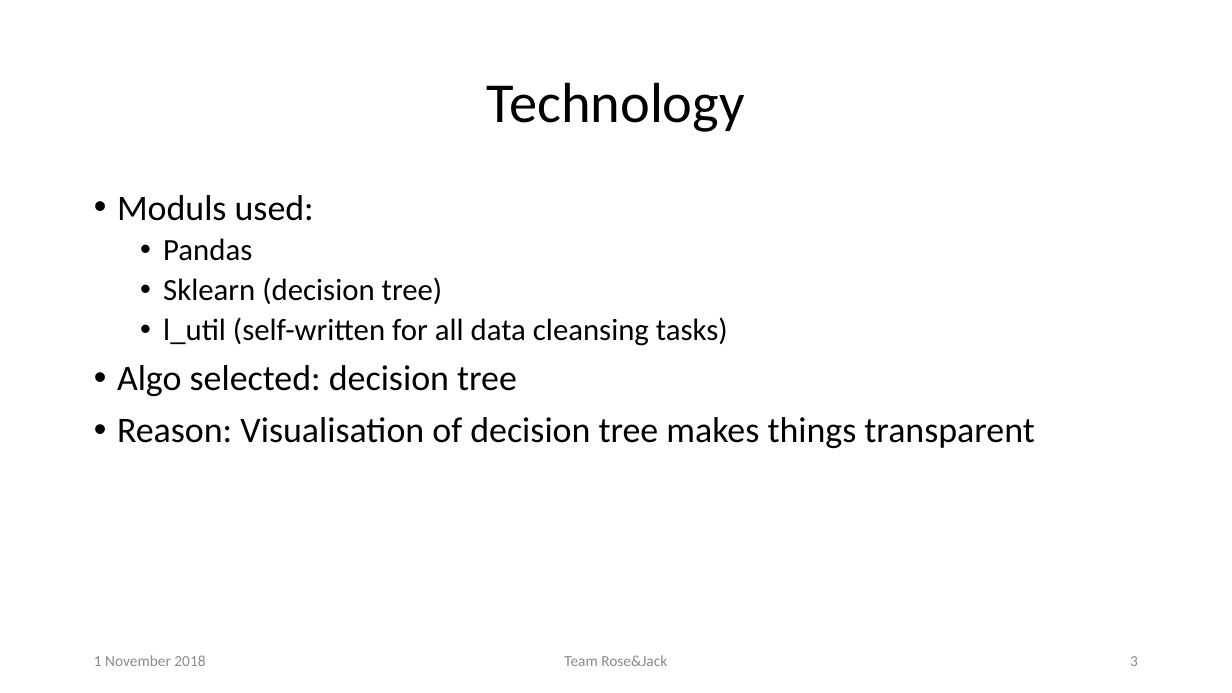
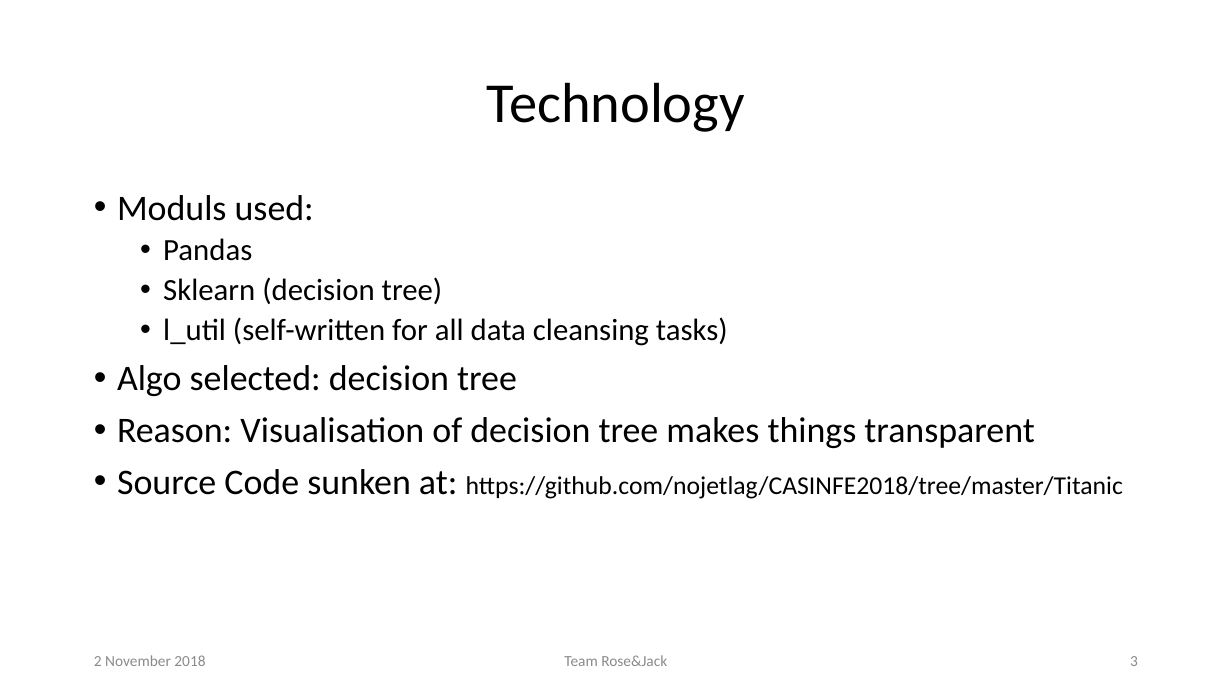
Before and after one commit to nojetlag/CASINFE2018, a slide deck: slide 3 of Titanic/presentation/CASINFE2018 Presentation Team Rose and Jack.pptx. Drawn at 1232x693 pixels with LibreOffice and Linux fonts; fonts in the diff are those of the drawing. Boxes give left, top, right and bottom in pixels: in the first picture for what was removed or moved away, otherwise in the second. Text is boxed around its words. In the diff, an @@ line names an element or a change of style, - is before the commit and + after.

Commit message:
Github link added to slides

```diff
--- a/Titanic/presentation/CASINFE2018 Presentation Team Rose and Jack.pptx
+++ b/Titanic/presentation/CASINFE2018 Presentation Team Rose and Jack.pptx
@@ text at (117,469,1123,499): paragraph added @@
+• Source Code sunken at: https://github.com/nojetlag/CASINFE2018/tree/master/Titanic
@@ text at (94,655,205,666): text changed @@
-1 November 2018
+2 November 2018
```
Also in this commit, not shown: 2 other slides changed.
